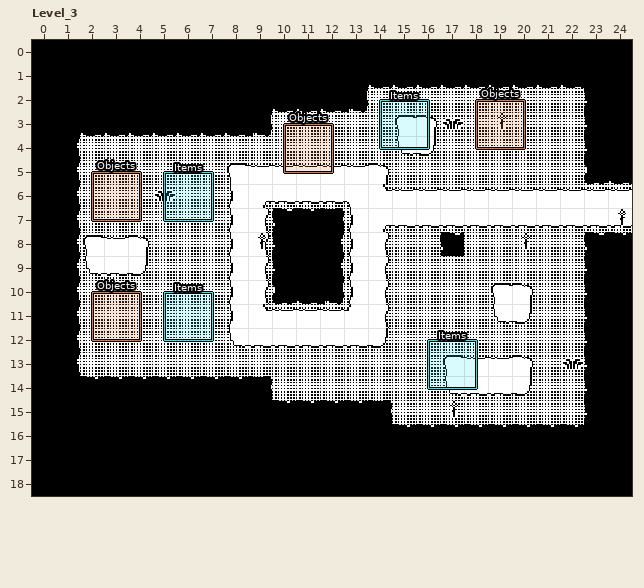
Two states of a LDtk project, Starship/source/levels/world_lima.ldtk. The picture above is the old version.
Cells are 16x16 px. Shown: Level_3 x 0..24, y 0..18. The commit also changed other parts of the map, which this record leaves out.
The same view after the edit:
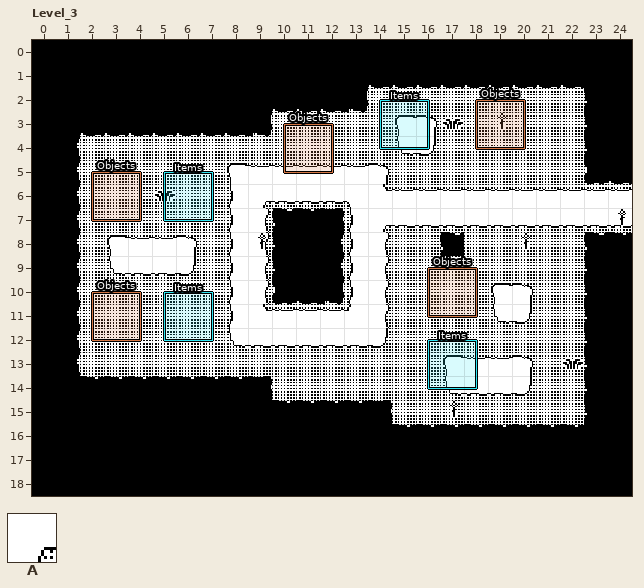
Key: from "Path": A 1.
_ is an empty cell.
Objects are placed by their top-left corner, in cells (3,4 is the top-left corner of cell 3,4); size is 1x1 cell unless given.
What changed:
Layer "Path":
y 8..9: x 2 A -> _; x 5..6 __ -> AA
Layer "Entities":
added: "Objects" rectangle at 16.5,9.5 size 2x2
